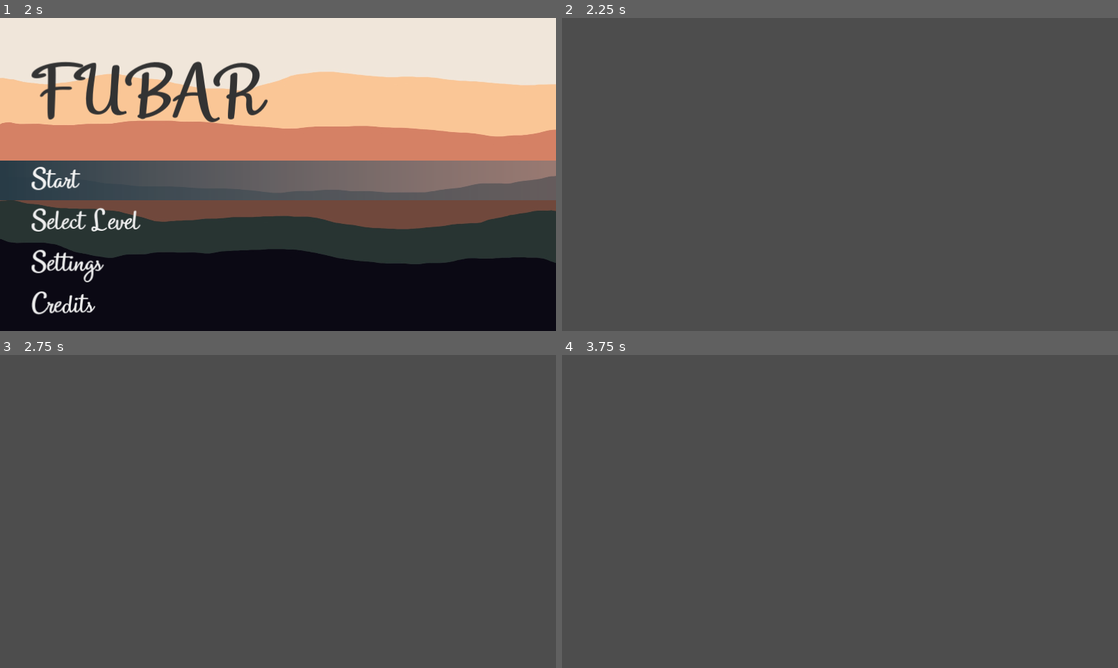
Above: before the commit, frames 1-4 (two rows, left to right).
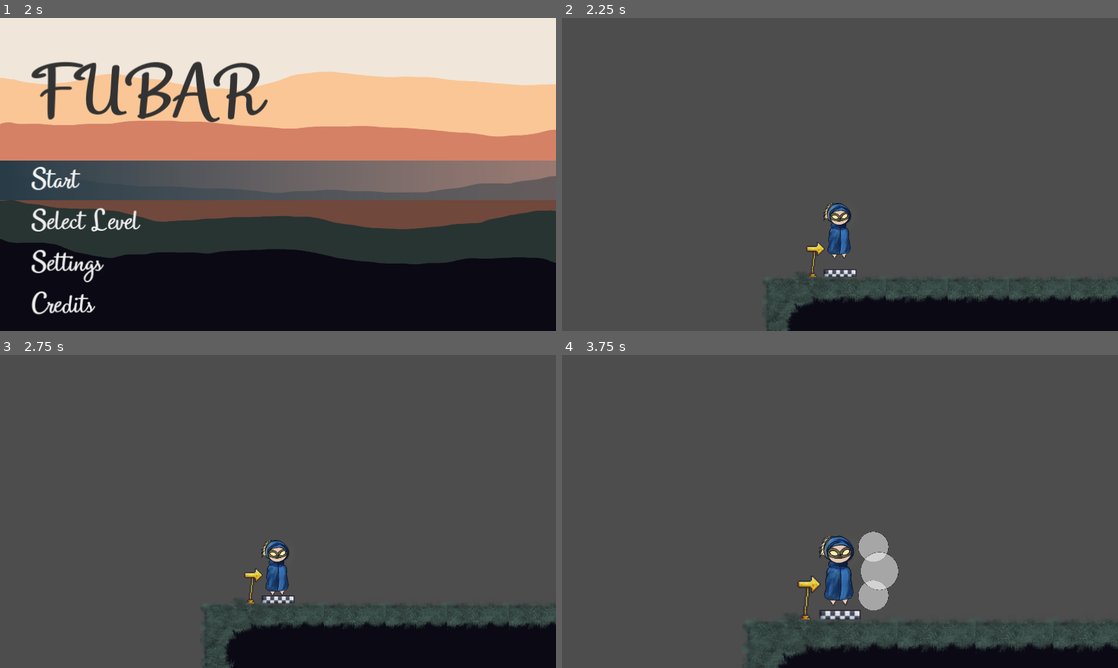
Above: after the commit, the same moments.

Repository: benitsch/Ludum-Dare-56
Game: Godot game, scene res://scenes/ui/level_select_menu.tscn
Same seed, same stepped clock (60 frames per second), same inputs: the game is played once before the commit and once after it. The project has no main scene, so this scene is started directly.
Inputs (mouse positions are in pixels of both pictures, inside the frame that each line leads up to):
- Up to frame 1 (2 s): tap Enter at 0.5 s; move the mouse to (400, 158) at 0.52 s; hold Right (attack_right) 0.53-1.25 s; hold X (ZoomIn) 0.53-1.25 s; tap W (jump) at 0.77 s; click "Back" at 1.25 s
- Up to frame 2 (2.25 s): click "Start" at 2 s
- Up to frame 3 (2.75 s): no input
- Up to frame 4 (3.75 s): tap R (reset) at 2.75, 3.5 s; move the mouse to (728, 527) at 2.77 s; hold Right (attack_right) 2.78-3.53 s; tap Z (ZoomOut) at 2.85 s; tap W (jump) at 3.02 s; move the mouse to (895, 442) at 3.52 s; hold Left (attack_left) from 3.53 s (still down); hold X (ZoomIn) from 3.53 s (still down)

Frame 1 is identical in both runs. In frame 2, 8.8% of the frame differs, in the area x 36-100%, y 59-100%; in frame 3, 11%; in frame 4, 9.1%.

Commit message:
added level scene links

Diff:
--- a/scenes/ui/level_select_menu.tscn
+++ b/scenes/ui/level_select_menu.tscn
@@ -14,6 +14,10 @@
 [node name="Background" parent="." instance=ExtResource("1_ng67u")]
 layout_mode = 0
 anchors_preset = 0
+anchor_right = 0.0
+anchor_bottom = 0.0
+grow_horizontal = 1
+grow_vertical = 1
 
 [node name="BackButton" parent="." instance=ExtResource("2_jxpcs")]
 layout_mode = 1
--- a/scenes/ui/main_menu.tscn
+++ b/scenes/ui/main_menu.tscn
@@ -49,11 +49,13 @@
 layout_mode = 2
 text = "Start"
 script = ExtResource("4_elir1")
+targetScenePath = "res://scenes/levels/base_level.tscn"
 
 [node name="LevelSelectButton" type="Button" parent="VBoxContainer/VBoxContainer"]
 layout_mode = 2
 text = "Select Level"
 script = ExtResource("4_elir1")
+targetScenePath = "res://scenes/ui/level_select_menu.tscn"
 
 [node name="SettingsButton" type="Button" parent="VBoxContainer/VBoxContainer"]
 layout_mode = 2
@@ -65,6 +67,7 @@
 layout_mode = 2
 text = "Credits"
 script = ExtResource("4_elir1")
+targetScenePath = "res://scenes/ui/credits_menu.tscn"
 
 [connection signal="pressed" from="VBoxContainer/VBoxContainer/StartButton" to="." method="_on_start_button_pressed"]
 [connection signal="pressed" from="VBoxContainer/VBoxContainer/LevelSelectButton" to="." method="_on_level_select_button_pressed"]
